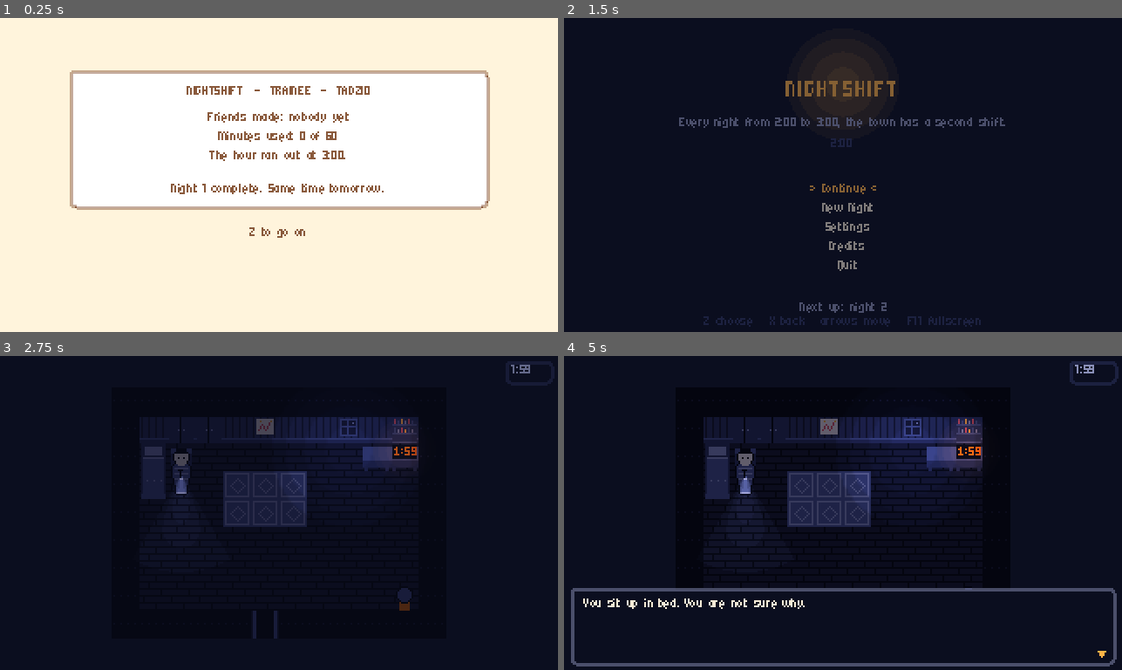
Above: before the commit, frames 1-4 (two rows, left to right).
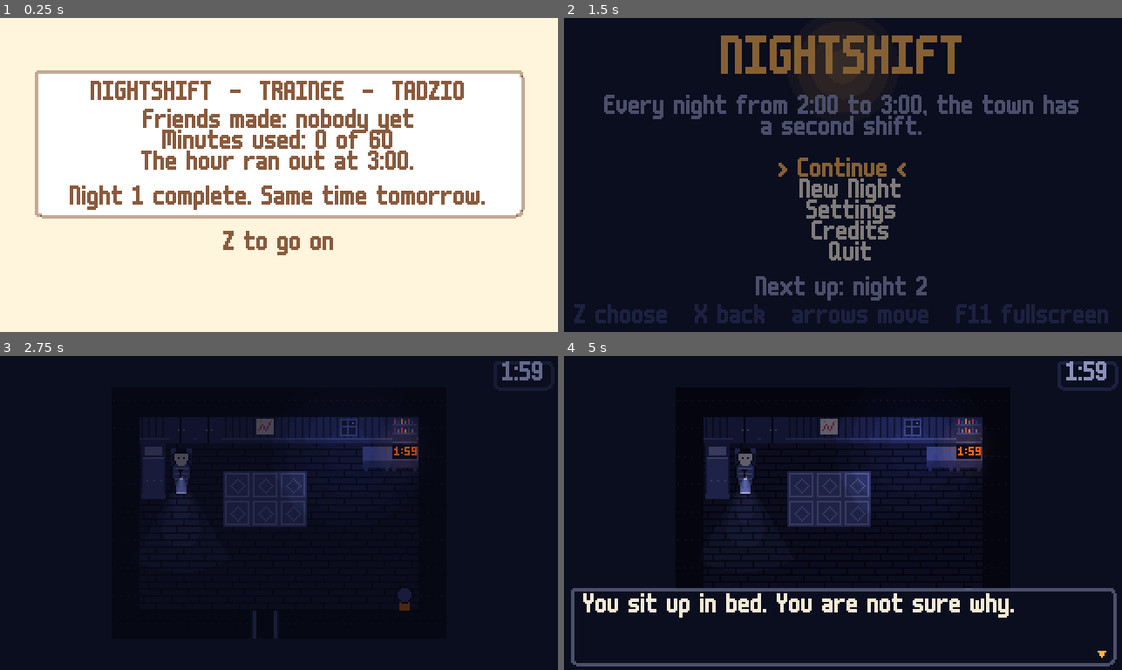
Above: after the commit, the same moments.

Repository: bryanwoods/nightshift
Game: Godot game, scene res://src/ui/night_end_screen.tscn
Same seed, same stepped clock (60 frames per second), same inputs: the game is played once before the commit and once after it. This scene is started directly instead of the project's main scene.
Inputs (mouse positions are in pixels of both pictures, inside the frame that each line leads up to):
- Up to frame 1 (0.25 s): no input
- Up to frame 2 (1.5 s): tap Enter at 0.5 s; move the mouse to (965, 159) at 0.52 s; hold Right (move_right) 0.53-1.28 s; tap R (rewind) at 0.6 s; click (965, 159) at 0.67 s; tap Space at 0.77 s; move the mouse to (731, 190) at 1.27 s; hold Down (move_down) from 1.28 s (still down); tap Z (confirm) at 1.35 s
- Up to frame 3 (2.75 s): tap Space at 1.52 s; tap R (rewind) at 1.55, 2.1 s; move the mouse to (334, 443) at 2.02 s; release Down (move_down) at 2.03 s; hold Right (move_right) from 2.03 s (still down)
- Up to frame 4 (5 s): move the mouse to (815, 575) at 2.77 s; release Right (move_right) at 2.78 s; hold Up (move_up) 2.78-3.53 s; tap Enter at 2.85 s; click (815, 575) at 2.92 s; tap Space at 3.02, 3.77, 4.52 s; tap R (rewind) at 3.05, 3.8, 4.55 s; tap Z (confirm) at 3.5 s; move the mouse to (1010, 560) at 3.52 s; hold Left (move_left) from 3.53 s (still down); tap Shift at 3.6 s; tap C (menu) at 4.15 s; move the mouse to (675, 465) at 4.27 s; tap Tab at 4.35 s

The runs differ from the first frame. In frame 1, 18% of the frame differs, in the area x 6-95%, y 16-76%; in frame 2, 12%; in frame 3, 0.2%; in frame 4, 2.4%.

Commit message:
Switch to m6x11 so dialogue is easy to read
Micro 5 at size 10 has letters 5 px tall, and it joins "fl" into one
glyph, so "The bathroom light flickers" showed as "Aickers". The game
now uses m6x11 by Daniel Linssen at size 16, the spec's second
choice. Its itch.io page says "free to use with attribution", and the
credits name it.

m6x11 has no em dash and no middle dot, so the 11 lines that used them
now use "-". The validator now reports any character in dialogue or a
worker choice that the font cannot draw, so a typo shows as a message
and not as a box.

The new font is about 6.5 px a character and 12 px a line, so the
textbox name tab, the HUD clock, the battle header, meters and
buttons, the title, settings, credits, the Help Wanted board and the
night end card are laid out again. Labels that wrap now turn wrapping
on before they enter the tree. Before that, Godot kept the one-line
width and the battle job line ran into the worker sprite. The textbox
measures its lines again when typing ends, so a three-line question
no longer puts its choices on top of the third line.

All seven autotest routes pass.

Co-Authored-By: Claude Opus 5.5 <noreply@anthropic.com>

Diff:
--- a/assets/theme.tres
+++ b/assets/theme.tres
@@ -1,8 +1,8 @@
 [gd_resource type="Theme" load_steps=2 format=3]
 
-[ext_resource type="FontFile" path="res://assets/fonts/micro5.ttf" id="1"]
+[ext_resource type="FontFile" path="res://assets/fonts/m6x11.ttf" id="1"]
 
 [resource]
 default_font = ExtResource("1")
-default_font_size = 10
-Label/constants/line_spacing = -3
+default_font_size = 16
+Label/constants/line_spacing = -2
--- a/data/credits.json
+++ b/data/credits.json
@@ -10,7 +10,7 @@
     { "text": "Built from the spec by", "color": "fog" },
     { "text": "Claude Code" },
     { "text": "" },
-    { "text": "Font: Micro 5 by the Soft Type Project (SIL Open Font License)", "color": "fog" },
+    { "text": "Font: m6x11 by Daniel Linssen", "color": "fog" },
     { "text": "Made with Godot Engine", "color": "fog" },
     { "text": "" },
     { "text": "TODO(Tadzio): who else goes on this list?", "color": "dusk" }
--- a/data/dialogue/home.json
+++ b/data/dialogue/home.json
@@ -135,7 +135,7 @@
         { "cmd": "wait", "seconds": 0.5 },
         { "cmd": "light", "id": "gate_glow", "on": false },
         { "text": "A small light bobs past the gate." },
-        { "speaker": "tadzio", "text": "Hey—" },
+        { "speaker": "tadzio", "text": "Hey-" },
         { "text": "It's gone. It went toward the street." }
       ]
     },
--- a/data/dialogue/morning.json
+++ b/data/dialogue/morning.json
@@ -13,7 +13,7 @@
     "morning_card": {
       "lines": [
         { "text": "A punch card. It says:" },
-        { "text": "NIGHTSHIFT  ·  TRAINEE  ·  TADZIO" },
+        { "text": "NIGHTSHIFT  -  TRAINEE  -  TADZIO" },
         { "cmd": "give_item", "item": "punch_card" },
         { "cmd": "end_night" }
       ]
--- a/data/dialogue/square.json
+++ b/data/dialogue/square.json
@@ -39,10 +39,10 @@
     },
     "square_ending": {
       "lines": [
-        { "speaker": "wick", "text": "Tadzio. The clock. Something's wrong with it. I think the hour is getting—" },
+        { "speaker": "wick", "text": "Tadzio. The clock. Something's wrong with it. I think the hour is getting-" },
         { "cmd": "clock_set", "minute": 59 },
         { "cmd": "wait", "seconds": 1.0 },
-        { "speaker": "wick", "portrait": "wick_panic", "text": "—no, wait, listen, the minutes, somebody's been—", "auto": 0.4 },
+        { "speaker": "wick", "portrait": "wick_panic", "text": "-no, wait, listen, the minutes, somebody's been-", "auto": 0.4 },
         { "cmd": "clock_set", "minute": 60 }
       ]
     },
--- a/data/dialogue/street_maple.json
+++ b/data/dialogue/street_maple.json
@@ -4,7 +4,7 @@
     "wick_intro": {
       "lines": [
         { "cmd": "face", "entity": "wick", "dir": "left" },
-        { "speaker": "wick", "portrait": "wick_panic", "text": "A dayside kid. Awake. At— no. No no. What time is it?" },
+        { "speaker": "wick", "portrait": "wick_panic", "text": "A dayside kid. Awake. At- no. No no. What time is it?" },
         { "speaker": "tadzio", "text": "Two." },
         { "speaker": "wick", "portrait": "wick_sad", "text": "Fourteen lamps dark, the ladder's busted, and the Foreman counts every one.",
           "choices": [
@@ -16,7 +16,7 @@
     },
     "wick_help": {
       "lines": [
-        { "speaker": "wick", "portrait": "wick_panic", "text": "You— you'd do that? For a lamp? For me?" },
+        { "speaker": "wick", "portrait": "wick_panic", "text": "You- you'd do that? For a lamp? For me?" },
         { "speaker": "wick", "text": "Okay. Okay okay. Stand by the lamp, face it, and hold {confirm}. I'll do the flame part." },
         { "speaker": "wick", "text": "It takes a couple of minutes. Everything takes minutes." },
         { "cmd": "set_flag", "flag": "tonight_lamp_task" }
@@ -25,7 +25,7 @@
     "wick_foreman": {
       "lines": [
         { "speaker": "wick", "text": "The Foreman runs the Nightshift. Every lamp, every loaf, every minute." },
-        { "speaker": "wick", "portrait": "wick_panic", "text": "He has a clipboard. He has two pencils. If he finds out a dayside kid saw me, I'm— I don't know what I am. In trouble.",
+        { "speaker": "wick", "portrait": "wick_panic", "text": "He has a clipboard. He has two pencils. If he finds out a dayside kid saw me, I'm- I don't know what I am. In trouble.",
           "choices": [
             { "text": "I can hold the light.", "goto": "wick_help" },
             { "text": "I'm going to look around.", "goto": "wick_later" }
@@ -63,7 +63,7 @@
         { "speaker": "tadzio", "text": "Took two minutes." },
         { "speaker": "wick", "text": "Everything does. That's the job: you trade minutes for light." },
         { "speaker": "wick", "text": "I'm Wick. Apprentice lamplighter. Second class. Fourth class. Some class." },
-        { "speaker": "wick", "portrait": "wick_happy", "text": "I'm coming with you. Somebody has to explain things. Just— keep that flashlight off my face." },
+        { "speaker": "wick", "portrait": "wick_happy", "text": "I'm coming with you. Somebody has to explain things. Just- keep that flashlight off my face." },
         { "cmd": "set_flag", "flag": "wick_joined" },
         { "cmd": "set_flag", "flag": "friend_wick" },
         { "text": "Wick joined you. Talk to him any time with {confirm}." }
--- a/src/battle/battle.gd
+++ b/src/battle/battle.gd
@@ -464,37 +464,37 @@
 		_worker_sprite.position = _worker_base
 		_root.add_child(_worker_sprite)
 	_label(Vector2(6, 2), str(worker.get("name", worker_id)), "moon")
-	_label(Vector2(6, 11), str(worker.get("job", "")), "fog")
-	_task_label = _label(Vector2(6, 20), "", "wake")
+	_label(Vector2(6, 15), str(worker.get("job", "")), "fog", 126)
+	_task_label = _label(Vector2(190, 21), "", "wake", 124)
+	_task_label.horizontal_alignment = HORIZONTAL_ALIGNMENT_RIGHT
 	_arena = Arena.new()
 	_arena.position = ARENA_CENTER
 	_root.add_child(_arena)
 	_arena.set_size(base_arena)
-	_hint = _label(Vector2(ARENA_CENTER.x - 54, ARENA_CENTER.y - 18), "", "fog")
-	_hint.size = Vector2(108, 36)
-	_hint.autowrap_mode = TextServer.AUTOWRAP_WORD_SMART
+	_hint = _label(Vector2(ARENA_CENTER.x - 56, ARENA_CENTER.y - 36), "", "fog", 112)
+	_hint.size.y = 72
 	_hint.horizontal_alignment = HORIZONTAL_ALIGNMENT_CENTER
 	_hint.vertical_alignment = VERTICAL_ALIGNMENT_CENTER
 	_prompt = _label(Vector2(0, 30), "", "wake")
-	_prompt.size = Vector2(320, 10)
+	_prompt.size = Vector2(320, 14)
 	_prompt.horizontal_alignment = HORIZONTAL_ALIGNMENT_CENTER
 	_prompt.add_theme_color_override("font_outline_color", Game.color("ink"))
 	_prompt.add_theme_constant_override("outline_size", 2)
 	_prompt.visible = false
-	_awake_label = _label(Vector2(6, 151), "", "moon")
-	_awake_fill = _bar(Vector2(6, 162), "moon")
-	_patience_label = _label(Vector2(254, 151), "", "moon")
-	_patience_label.size = Vector2(60, 10)
+	_awake_label = _label(Vector2(6, 150), "", "moon")
+	_awake_fill = _bar(Vector2(6, 165), "moon")
+	_patience_label = _label(Vector2(214, 150), "", "moon")
+	_patience_label.size = Vector2(100, 14)
 	_patience_label.horizontal_alignment = HORIZONTAL_ALIGNMENT_RIGHT
-	_patience_fill = _bar(Vector2(254, 162), "ember")
+	_patience_fill = _bar(Vector2(254, 165), "ember")
 	for i in OPTIONS.size():
 		var box := Panel.new()
-		box.position = Vector2(74 + i * 44, 164)
-		box.size = Vector2(40, 13)
+		box.position = Vector2(74 + i * 44, 163)
+		box.size = Vector2(40, 15)
 		_root.add_child(box)
 		_boxes.append(box)
-		var l := _label(box.position + Vector2(0, 0), "", "moon")
-		l.size = Vector2(40, 12)
+		var l := _label(box.position, "", "moon")
+		l.size = Vector2(40, 14)
 		l.horizontal_alignment = HORIZONTAL_ALIGNMENT_CENTER
 		_buttons.append(l)
 	_wipe = ColorRect.new()
@@ -505,9 +505,13 @@
 	_refresh_menu()
 
 
-func _label(pos: Vector2, t: String, c: String) -> Label:
+## width > 0 wraps the text. Wrapping must be on before the label enters the tree.
+func _label(pos: Vector2, t: String, c: String, width: float = 0.0) -> Label:
 	var l := Label.new()
 	l.position = pos
+	if width > 0.0:
+		l.autowrap_mode = TextServer.AUTOWRAP_WORD_SMART
+		l.size = Vector2(width, 0)
 	l.text = t
 	l.add_theme_color_override("font_color", Game.color(c))
 	_root.add_child(l)
@@ -534,7 +538,7 @@
 	_patience_fill.size.x = 60.0 * patience / patience_max
 	var task: Dictionary = worker.get("task", {})
 	var total := (task.get("steps", []) as Array).size()
-	_task_label.text = "%s: %s  %d/%d" % [Game.text("task"), str(task.get("title", "")), step_index, total] if total > 0 else ""
+	_task_label.text = "%s: %s %d/%d" % [Game.text("task"), str(task.get("title", "")), step_index, total] if total > 0 else ""
 
 
 func _refresh_menu() -> void:
--- a/src/dialogue/textbox.gd
+++ b/src/dialogue/textbox.gd
@@ -96,6 +96,7 @@
 		l.visible = false
 		_choice_labels.append(l)
 	_layout()
+	_layout.call_deferred()
 	visible = true
 	_waiting = true
 	if not _typing:
@@ -118,9 +119,9 @@
 	_text.position.y = top + PAD - 2
 	for i in _choice_labels.size():
 		_choice_labels[i].position = Vector2(text_x + 8, top + PAD - 2 + lines * lh + 3 + i * lh)
-	_name.position = Vector2(BOX_X + 8, top - 11)
-	_name_panel.position = Vector2(BOX_X + 4, top - 10)
-	_name_panel.size = Vector2(_name.get_minimum_size().x + 8, 11)
+	_name.position = Vector2(BOX_X + 8, top - 14)
+	_name_panel.position = Vector2(BOX_X + 4, top - 13)
+	_name_panel.size = Vector2(_name.get_minimum_size().x + 8, 14)
 	_more.position = Vector2(BOX_X + BOX_W - 10, BOX_BOTTOM - 8)
 
 
@@ -187,6 +188,7 @@
 func _finish_typing() -> void:
 	_typing = false
 	_text.visible_characters = -1
+	_layout()
 	_blink = 0.0
 	for l in _choice_labels:
 		l.visible = true
--- a/src/ui/clock_hud.gd
+++ b/src/ui/clock_hud.gd
@@ -17,17 +17,17 @@
 	sb.set_border_width_all(1)
 	sb.set_corner_radius_all(2)
 	_panel.add_theme_stylebox_override("panel", sb)
-	_panel.position = Vector2(290, 3)
-	_panel.size = Vector2(27, 13)
+	_panel.position = Vector2(283, 3)
+	_panel.size = Vector2(34, 16)
 	add_child(_panel)
 	_label = Label.new()
-	_label.position = Vector2(293, 2)
+	_label.position = Vector2(288, 3)
 	add_child(_label)
 	var tex: Texture2D = load("res://assets/sprites/watch_icon.png")
 	for i in int(Game.tuning.get("rewind_charges", 3)):
 		var icon := TextureRect.new()
 		icon.texture = tex
-		icon.position = Vector2(280 - i * 9, 5)
+		icon.position = Vector2(273 - i * 9, 7)
 		add_child(icon)
 		_icons.append(icon)
 	NightClock.minute_passed.connect(func(_m: int) -> void: _update())
--- a/src/ui/credits.gd
+++ b/src/ui/credits.gd
@@ -15,11 +15,11 @@
 		var l := Label.new()
 		l.text = str(entry.get("text", ""))
 		l.position = Vector2(0, y)
-		l.size = Vector2(320, 10)
+		l.size = Vector2(320, 14)
 		l.horizontal_alignment = HORIZONTAL_ALIGNMENT_CENTER
 		l.add_theme_color_override("font_color", Game.color(str(entry.get("color", "moon"))))
 		add_child(l)
-		y += 11.0 if l.text != "" else 6.0
+		y += 12.0 if l.text != "" else 6.0
 	_ready_at = Time.get_ticks_msec() + 200
 
 
--- a/src/ui/help_wanted_board.gd
+++ b/src/ui/help_wanted_board.gd
@@ -19,7 +19,7 @@
 	cork.color = Game.color("dusk")
 	cork.size = Vector2(320, 180)
 	add_child(cork)
-	var head := _label(Vector2(0, 8), Vector2(320, 10), "lamp")
+	var head := _label(Vector2(0, 6), Vector2(320, 14), "lamp")
 	head.text = Game.text("board_title")
 	head.horizontal_alignment = HORIZONTAL_ALIGNMENT_CENTER
 	var card := Panel.new()
@@ -36,15 +36,16 @@
 	pin.position = Vector2(158, 24)
 	pin.size = Vector2(4, 4)
 	add_child(pin)
-	_title = _label(Vector2(58, 32), Vector2(204, 10), "ember")
-	_by = _label(Vector2(58, 43), Vector2(204, 10), "slate")
-	_body = _label(Vector2(58, 58), Vector2(204, 70), "ink")
+	_title = _label(Vector2(58, 30), Vector2(204, 14), "ember")
+	_by = _label(Vector2(58, 43), Vector2(204, 14), "slate")
+	_body = _label(Vector2(58, 60), Vector2(204, 68), "ink")
 	_body.autowrap_mode = TextServer.AUTOWRAP_WORD_SMART
-	_status = _label(Vector2(58, 132), Vector2(204, 10), "wake")
+	_body.size = Vector2(204, 68)
+	_status = _label(Vector2(58, 130), Vector2(204, 14), "wake")
 	_status.horizontal_alignment = HORIZONTAL_ALIGNMENT_RIGHT
-	_pager = _label(Vector2(0, 152), Vector2(320, 10), "fog")
+	_pager = _label(Vector2(0, 149), Vector2(320, 14), "fog")
 	_pager.horizontal_alignment = HORIZONTAL_ALIGNMENT_CENTER
-	var keys := _label(Vector2(0, 164), Vector2(320, 10), "fog")
+	var keys := _label(Vector2(0, 163), Vector2(320, 14), "fog")
 	keys.text = Game.text("board_keys")
 	keys.horizontal_alignment = HORIZONTAL_ALIGNMENT_CENTER
 	_render()
--- a/src/ui/menu_list.gd
+++ b/src/ui/menu_list.gd
@@ -6,7 +6,7 @@
 signal cancelled
 signal changed(index: int, direction: int)
 
-const LINE_H := 11
+const LINE_H := 12
 
 var items: Array[String] = []
 var disabled: Array[bool] = []
--- a/src/ui/night_end_screen.gd
+++ b/src/ui/night_end_screen.gd
@@ -16,7 +16,7 @@
 	sb.set_border_width_all(1)
 	sb.set_corner_radius_all(3)
 	card.add_theme_stylebox_override("panel", sb)
-	card.position = Vector2(40, 30)
+	card.position = Vector2(20, 30)
 	add_child(card)
 	var y := 36.0
 	y = _line(Game.text("card_title"), y, "bark") + 4
@@ -33,7 +33,7 @@
 	y = _line(Game.text("minutes_used").replace("{minutes}", str(Game.last_night_minutes)), y, "bark")
 	y = _line(reason, y, "bark") + 8
 	y = _line(Game.text("night_complete").replace("{night}", str(Game.night)), y, "bark")
-	card.size = Vector2(240, y - 30 + 6)
+	card.size = Vector2(280, y - 30 + 6)
 	_line(Game.text("press_confirm"), y + 14, "bark")
 	_ready_at = Time.get_ticks_msec() + 800
 	AudioBus.play_music("none")
@@ -48,13 +48,13 @@
 func _line(t: String, y: float, c: String) -> float:
 	var l := Label.new()
 	l.text = t
-	l.position = Vector2(48, y)
-	l.size = Vector2(224, 10)
+	l.position = Vector2(28, y)
 	l.autowrap_mode = TextServer.AUTOWRAP_WORD_SMART
+	l.size = Vector2(264, 14)
 	l.horizontal_alignment = HORIZONTAL_ALIGNMENT_CENTER
 	l.add_theme_color_override("font_color", Game.color(c))
 	add_child(l)
-	return y + 11.0 * maxi(1, l.get_line_count())
+	return y + 12.0 * maxi(1, l.get_line_count())
 
 
 func _process(_delta: float) -> void:
--- a/src/ui/settings.gd
+++ b/src/ui/settings.gd
@@ -13,15 +13,15 @@
 	add_child(bg)
 	var title := Label.new()
 	title.text = Game.text("settings")
-	title.position = Vector2(0, 24)
-	title.size = Vector2(320, 10)
+	title.position = Vector2(0, 20)
+	title.size = Vector2(320, 14)
 	title.horizontal_alignment = HORIZONTAL_ALIGNMENT_CENTER
 	title.add_theme_color_override("font_color", Game.color("lamp"))
 	add_child(title)
 	_menu = MenuList.new()
 	_menu.centered = false
-	_menu.position = Vector2(90, 50)
-	_menu.size = Vector2(160, 80)
+	_menu.position = Vector2(64, 46)
+	_menu.size = Vector2(200, 80)
 	add_child(_menu)
 	_menu.chosen.connect(_on_chosen)
 	_menu.changed.connect(_on_changed)
--- a/src/ui/title_screen.gd
+++ b/src/ui/title_screen.gd
@@ -16,21 +16,25 @@
 	var glow := TextureRect.new()
 	glow.texture = load("res://assets/sprites/light_radial.png")
 	glow.modulate = Color(Game.color("lamp"), 0.35)
-	glow.position = Vector2(128, 6)
+	glow.position = Vector2(128, -4)
 	add_child(glow)
-	var title := _label(Game.text("title"), Vector2(0, 30), "lamp", 20)
-	title.size = Vector2(320, 24)
-	var sub := _label(Game.text("subtitle"), Vector2(0, 54), "fog")
-	sub.size = Vector2(320, 10)
-	var clock := _label("2:00", Vector2(0, 66), "dusk")
-	clock.size = Vector2(320, 10)
-	_note = _label("", Vector2(0, 160), "fog")
-	_note.size = Vector2(320, 10)
-	var keys := _label(Game.text("title_keys"), Vector2(0, 168), "dusk")
-	keys.size = Vector2(320, 10)
+	var title := _label(Game.text("title"), Vector2(0, 10), "lamp", 32)
+	title.size = Vector2(320, 30)
+	var sub := Label.new()
+	sub.autowrap_mode = TextServer.AUTOWRAP_WORD_SMART
+	sub.position = Vector2(20, 44)
+	sub.size = Vector2(280, 28)
+	sub.text = Game.text("subtitle")
+	sub.horizontal_alignment = HORIZONTAL_ALIGNMENT_CENTER
+	sub.add_theme_color_override("font_color", Game.color("fog"))
+	add_child(sub)
+	_note = _label("", Vector2(0, 148), "fog")
+	_note.size = Vector2(320, 14)
+	var keys := _label(Game.text("title_keys"), Vector2(0, 164), "dusk")
+	keys.size = Vector2(320, 14)
 	_menu = MenuList.new()
-	_menu.position = Vector2(60, 92)
-	_menu.size = Vector2(200, 60)
+	_menu.position = Vector2(60, 80)
+	_menu.size = Vector2(200, 64)
 	add_child(_menu)
 	_menu.chosen.connect(_on_chosen)
 	_menu.cancelled.connect(_on_cancel)
--- a/src/validator.gd
+++ b/src/validator.gd
@@ -131,6 +131,7 @@
 			var c: Dictionary = s["choice"]
 			if int(c.get("correct", -1)) < 0 or int(c.get("correct", -1)) >= (c.get("options", []) as Array).size():
 				Game.report(file, "task.steps[%d].choice.correct" % i, "must point at one of the options (counting from 0)")
+			_drawable(file, "task.steps[%d].choice" % i, str(c.get("prompt", "")) + "".join(c.get("options", [])))
 			if c.has("wrong_line") and not DialogueRunner.has(str(c["wrong_line"])):
 				Game.report(file, "task.steps[%d].choice.wrong_line" % i, "no dialogue \"%s\"" % c["wrong_line"])
 
@@ -159,7 +160,18 @@
 					Game.report(file, where + ".worker", "no worker file \"%s\"" % line.get("worker", ""))
 			elif not line.has("text"):
 				Game.report(file, where, "needs \"text\" or \"cmd\"")
+			_drawable(file, where + ".text", str(line.get("text", "")))
 			for c: Dictionary in line.get("choices", []):
+				_drawable(file, where + ".choices", str(c.get("text", "")))
 				var target := str(c.get("goto", ""))
 				if target != "" and not runner.has(target):
 					Game.report(file, where + ".choices", "no dialogue \"%s\"" % target)
+
+
+## A character the font has no glyph for shows as a box. Report it so the writer can swap it.
+static func _drawable(file: String, field: String, text: String) -> void:
+	var font := ThemeDB.get_project_theme().default_font
+	for ch in text:
+		if not font.has_char(ch.unicode_at(0)):
+			Game.report(file, field, "the font cannot draw \"%s\", use a plain character" % ch)
+			return
Not shown, removed: assets/fonts/OFL-micro5.txt
Not shown, added: assets/fonts/m6x11-LICENSE.txt
Binary file added: assets/fonts/m6x11.ttf
Not shown, changed: assets/fonts/m6x11.ttf.import
Binary file removed: assets/fonts/micro5.ttf
Not shown, changed: DEV.md
Not shown, changed: NOTES_FOR_BRYAN.md
